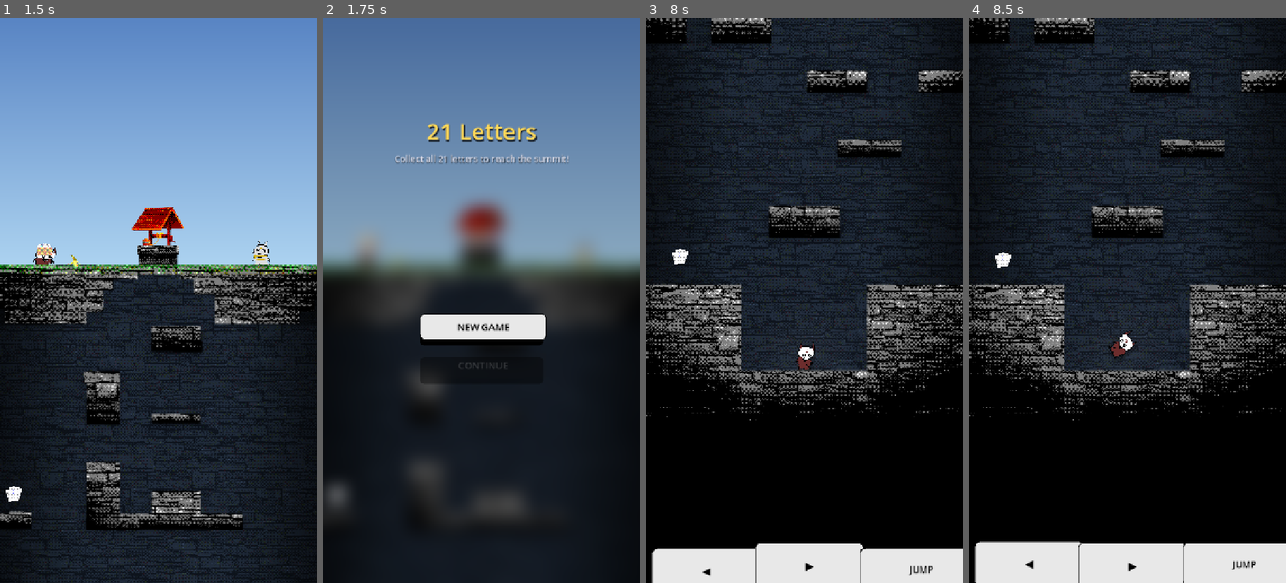
Above: before the commit, frames 1-4 (left to right).
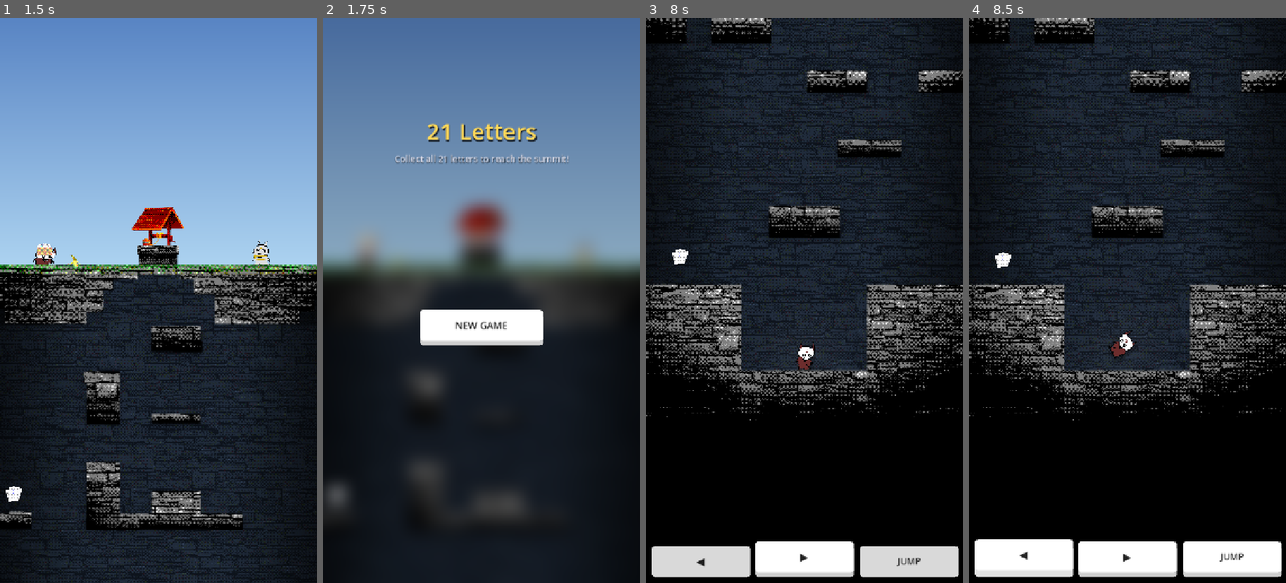
Above: after the commit, the same moments.

Repository: gimigkk/agustus-13
Game: Godot game, scene res://scenes/levels/test_level.tscn
Two runs of this game, one before a commit and one after it. Both use one fixed random seed, a clock stepped at 60 frames per second and the inputs below.
Inputs (mouse positions are in pixels of both pictures, inside the frame that each line leads up to):
- Up to frame 1 (1.5 s): tap Enter at 0.5 s; move the mouse to (228, 272) at 0.52 s; hold Right (move_right) 0.53-1.25 s; hold Space (jump) 0.53-1.25 s; click (228, 272) at 0.67 s; drag from (95, 328) to (12, 492) at 1.27 s
- Up to frame 2 (1.75 s): no input
- Up to frame 3 (8 s): click "NEW GAME" at 2 s; move the mouse to (836, 176) at 2.77 s; hold Left (move_left) 2.78-3.5 s; hold Space (jump) 2.78-3.5 s; click (836, 176) at 2.92 s; drag from (788, 413) to (709, 215) at 3.52 s; move the mouse to (899, 385) at 4.27 s; hold Right (move_right) 4.28-5 s; hold Space (jump) 4.28-5 s; click (899, 385) at 4.42 s; drag from (709, 215) to (756, 159) at 5.02 s; move the mouse to (820, 300) at 5.77 s; hold Right (move_right) 5.78-6.5 s; hold Space (jump) 5.78-6.5 s; click (820, 300) at 5.92 s; drag from (756, 159) to (741, 328) at 6.52 s; move the mouse to (874, 272) at 7.27 s; hold Left (move_left) from 7.28 s (still down); hold Space (jump) from 7.28 s (still down); click (874, 272) at 7.42 s
- Up to frame 4 (8.5 s): release Left (move_left) at 8 s; release Space (jump) at 8 s; click "◀" at 8 s

Frame 1 is identical in both runs. In frame 2, 1.2% of the frame differs, in the area x 30-71%, y 51-65%; in frame 3, 2.3%; in frame 4, 2.6%, in the area x 1-100%, y 92-100%.

Commit message:
Refactor UiverseButton 3D styling, elevation animation and save completion state

Diff:
--- a/scenes/objects/finish_trigger.gd
+++ b/scenes/objects/finish_trigger.gd
@@ -227,6 +227,7 @@
 	if not level_node: return
 
 	SaveManager.current_save_data["has_finished_game"] = true
+	SaveManager.current_save_data["is_completed_run"] = true
 	SaveManager.save_current_state()
 	var menu_scene = load("res://scenes/ui/main_menu.tscn")
 	if menu_scene:
--- a/scenes/ui/main_menu.gd
+++ b/scenes/ui/main_menu.gd
@@ -23,9 +23,12 @@
 	tree_exiting.connect(_on_tree_exiting)
 
 	var has_save: bool = SaveManager.has_save_data()
+	var is_completed: bool = SaveManager.current_save_data.get("is_completed_run", false)
 	var is_in_game: bool = not is_boot_menu
 
-	btn_continue.disabled = not (has_save or is_in_game)
+	var can_continue: bool = not is_completed and (has_save or is_in_game)
+	btn_continue.visible = can_continue
+	btn_continue.disabled = not can_continue
 	btn_read_letters.visible = SaveManager.current_save_data.get("has_finished_game", false)
 
 	btn_new_game.pressed.connect(_on_new_game_pressed)
--- a/scenes/ui/main_menu.tscn
+++ b/scenes/ui/main_menu.tscn
@@ -56,29 +56,29 @@
 anchor_right = 0.5
 anchor_bottom = 0.5
 offset_left = -140.0
-offset_top = 40.0
+offset_top = 30.0
 offset_right = 140.0
-offset_bottom = 280.0
+offset_bottom = 310.0
 grow_horizontal = 2
 grow_vertical = 2
-theme_override_constants/separation = 28
+theme_override_constants/separation = 24
 
 [node name="BtnNewGame" type="Control" parent="ButtonContainer"]
-custom_minimum_size = Vector2(0, 60)
+custom_minimum_size = Vector2(0, 70)
 layout_mode = 2
 script = ExtResource("2_uiverse_script")
 text = "NEW GAME"
 font_size = 22
 
 [node name="BtnReadLetters" type="Control" parent="ButtonContainer"]
-custom_minimum_size = Vector2(0, 60)
+custom_minimum_size = Vector2(0, 70)
 layout_mode = 2
 script = ExtResource("2_uiverse_script")
 text = "READ LETTERS"
 font_size = 22
 
 [node name="BtnContinue" type="Control" parent="ButtonContainer"]
-custom_minimum_size = Vector2(0, 60)
+custom_minimum_size = Vector2(0, 70)
 layout_mode = 2
 script = ExtResource("2_uiverse_script")
 text = "CONTINUE"
--- a/scenes/ui/uiverse_button.gd
+++ b/scenes/ui/uiverse_button.gd
@@ -2,16 +2,14 @@
 extends Control
 class_name UiverseButton
 
-## Custom 3D tactile push button component with rest/hover/pressed elevation effects.
-
-## Button display label.
+## Custom 3D tactile push button component inspired by Josh W Comeau's CSS buttons.
+
 @export var text: String = "":
 	set(val):
 		text = val
 		if top_button:
 			top_button.text = val
 
-## Icon texture displayed on the button surface.
 @export var icon_texture: Texture2D:
 	set(val):
 		icon_texture = val
@@ -21,14 +19,12 @@
 				top_button.expand_icon = true
 				top_button.icon_alignment = HORIZONTAL_ALIGNMENT_CENTER
 
-## Label font size override.
 @export var font_size: int = 24:
 	set(val):
 		font_size = val
 		if top_button:
 			top_button.add_theme_font_size_override("font_size", val)
 
-## Disabled state toggle.
 @export var disabled: bool = false:
 	set(val):
 		disabled = val
@@ -36,74 +32,90 @@
 			top_button.disabled = val
 		modulate.a = 0.4 if val else 1.0
 
-
 @export_group("3D Elevation Offsets")
-
-## Y offset of top button surface when idle.
-@export var offset_rest: float = -12.0:
+@export var offset_rest: float = -10.0:
 	set(val):
 		offset_rest = val
-		if top_button and not is_externally_pressed:
-			top_button.position.y = val
-
-## Y offset of top button surface when hovered.
-@export var offset_hover: float = -16.0
-
-## Y offset of top button surface when pressed down.
+		if current_state == ButtonState.IDLE:
+			_apply_state(ButtonState.IDLE, 0.0)
+
+@export var offset_hover: float = -15.0
 @export var offset_pressed: float = 0.0
 
-## Emitted when button press begins.
 signal button_down
-
-## Emitted when button press is released.
 signal button_up
-
-## Emitted when button interaction completes.
 signal pressed
 
-var base_panel: Panel
+var shadow_panel: Panel
+var edge_panel: Panel
 var top_button: Button
+
 var tween: Tween
 var is_externally_pressed: bool = false
 var charge_shake_offset: Vector2 = Vector2.ZERO
 
+enum ButtonState { IDLE, HOVER, PRESSED }
+var current_state: ButtonState = ButtonState.IDLE
+
 func _ready() -> void:
 	_setup_nodes()
+	_update_styles()
 
 func _setup_nodes() -> void:
 	focus_mode = Control.FOCUS_NONE
-
-	base_panel = get_node_or_null("BasePanel") as Panel
+	if custom_minimum_size.y < 70:
+		custom_minimum_size.y = 70
+
+	var old_base = get_node_or_null("BasePanel")
+	if old_base:
+		old_base.queue_free()
+		remove_child(old_base)
+
+	var old_edge_mask = get_node_or_null("EdgeMask")
+	if old_edge_mask:
+		old_edge_mask.queue_free()
+		remove_child(old_edge_mask)
+
+	shadow_panel = get_node_or_null("ShadowPanel") as Panel
+	edge_panel = get_node_or_null("EdgePanel") as Panel
 	top_button = get_node_or_null("TopButton") as Button
 
-	# Create BasePanel if it doesn't exist
-	if not base_panel:
-		base_panel = Panel.new()
-		base_panel.name = "BasePanel"
-		base_panel.set_anchors_preset(Control.PRESET_FULL_RECT)
-		base_panel.mouse_filter = Control.MOUSE_FILTER_IGNORE
-		add_child(base_panel)
-
-	var base_style := StyleBoxFlat.new()
-	base_style.bg_color = Color("#000000")
-	base_style.set_corner_radius_all(10)
-	base_panel.add_theme_stylebox_override("panel", base_style)
-
-	# Create TopButton if it doesn't exist
+	if not shadow_panel:
+		shadow_panel = Panel.new()
+		shadow_panel.name = "ShadowPanel"
+		shadow_panel.mouse_filter = Control.MOUSE_FILTER_IGNORE
+		add_child(shadow_panel)
+
+	if not edge_panel:
+		edge_panel = Panel.new()
+		edge_panel.name = "EdgePanel"
+		edge_panel.mouse_filter = Control.MOUSE_FILTER_IGNORE
+		add_child(edge_panel)
+
 	if not top_button:
 		top_button = Button.new()
 		top_button.name = "TopButton"
-		top_button.set_anchors_preset(Control.PRESET_FULL_RECT)
-		top_button.position = Vector2(0, offset_rest)
 		top_button.mouse_default_cursor_shape = Control.CURSOR_POINTING_HAND
 		add_child(top_button)
+
+	# EdgePanel & ShadowPanel sit within the base bounding box (y = 0 to y = H)
+	edge_panel.set_anchors_preset(Control.PRESET_FULL_RECT)
+	edge_panel.offset_top = 0
+	edge_panel.offset_bottom = 0
+
+	shadow_panel.set_anchors_preset(Control.PRESET_FULL_RECT)
+	shadow_panel.offset_top = 0
+	shadow_panel.offset_bottom = 2
+
+	# TopButton elevates above the base box (y = offset_rest to y = H + offset_rest)
+	top_button.set_anchors_preset(Control.PRESET_FULL_RECT)
+	top_button.offset_top = offset_rest
+	top_button.offset_bottom = offset_rest
 
 	top_button.focus_mode = Control.FOCUS_NONE
 	top_button.disabled = disabled
 	modulate.a = 0.4 if disabled else 1.0
 
-	if not is_externally_pressed:
-		top_button.position.y = offset_rest
 	top_button.text = text
 	if icon_texture:
 		top_button.icon = icon_texture
@@ -112,36 +124,65 @@
 
 	top_button.add_theme_font_size_override("font_size", font_size)
 
-	var top_style := StyleBoxFlat.new()
-	top_style.bg_color = Color("#e8e8e8")
-	top_style.border_color = Color("#000000")
-	top_style.set_border_width_all(2)
-	top_style.set_corner_radius_all(10)
-
-	var top_style_pressed := top_style.duplicate() as StyleBoxFlat
-	top_style_pressed.bg_color = Color("#d8d8d8")
-
-	top_button.add_theme_stylebox_override("normal", top_style)
-	top_button.add_theme_stylebox_override("hover", top_style)
-	top_button.add_theme_stylebox_override("pressed", top_style_pressed)
-	top_button.add_theme_stylebox_override("focus", StyleBoxEmpty.new())
-
-	top_button.add_theme_color_override("font_color", Color("#000000"))
-	top_button.add_theme_color_override("font_hover_color", Color("#000000"))
-	top_button.add_theme_color_override("font_pressed_color", Color("#000000"))
-	top_button.add_theme_color_override("font_focus_color", Color("#000000"))
-
-	top_button.add_theme_color_override("icon_normal_color", Color("#000000"))
-	top_button.add_theme_color_override("icon_hover_color", Color("#000000"))
-	top_button.add_theme_color_override("icon_pressed_color", Color("#000000"))
-	top_button.add_theme_color_override("icon_focus_color", Color("#000000"))
+	if not is_externally_pressed:
+		_apply_state(ButtonState.IDLE, 0.0)
 
 	if not Engine.is_editor_hint():
+		if top_button.mouse_entered.is_connected(_on_mouse_entered):
+			top_button.mouse_entered.disconnect(_on_mouse_entered)
+			top_button.mouse_exited.disconnect(_on_mouse_exited)
+			top_button.button_down.disconnect(_on_button_down)
+			top_button.button_up.disconnect(_on_button_up)
+			top_button.pressed.disconnect(_on_pressed_internal)
+
 		top_button.mouse_entered.connect(_on_mouse_entered)
 		top_button.mouse_exited.connect(_on_mouse_exited)
 		top_button.button_down.connect(_on_button_down)
 		top_button.button_up.connect(_on_button_up)
 		top_button.pressed.connect(_on_pressed_internal)
+
+func _update_styles() -> void:
+	if not edge_panel or not shadow_panel or not top_button:
+		return
+
+	var shadow_style := StyleBoxFlat.new()
+	shadow_style.bg_color = Color(0, 0, 0, 0.25)
+	shadow_style.set_corner_radius_all(8)
+	shadow_panel.add_theme_stylebox_override("panel", shadow_style)
+
+	var edge_style := StyleBoxFlat.new()
+	edge_style.bg_color = Color("#cfcfcf")
+	edge_style.set_corner_radius_all(8)
+	edge_panel.add_theme_stylebox_override("panel", edge_style)
+
+	var top_style := StyleBoxFlat.new()
+	top_style.bg_color = Color.WHITE
+	top_style.set_corner_radius_all(8)
+	top_style.content_margin_top = 4
+	top_style.content_margin_bottom = 4
+
+	top_button.add_theme_stylebox_override("normal", top_style)
+	top_button.add_theme_stylebox_override("hover", top_style)
+	top_button.add_theme_stylebox_override("pressed", top_style)
+	top_button.add_theme_stylebox_override("focus", StyleBoxEmpty.new())
+
+	var font_color = Color("#222222")
+	top_button.add_theme_color_override("font_color", font_color)
+	top_button.add_theme_color_override("font_hover_color", font_color)
+	top_button.add_theme_color_override("font_pressed_color", font_color)
+	top_button.add_theme_color_override("font_focus_color", font_color)
+
+	top_button.remove_theme_constant_override("outline_size")
+	top_button.remove_theme_color_override("font_outline_color")
+
+	var sys_font := SystemFont.new()
+	sys_font.font_weight = 700
+	top_button.add_theme_font_override("font", sys_font)
+
+	top_button.add_theme_color_override("icon_normal_color", font_color)
+	top_button.add_theme_color_override("icon_hover_color", font_color)
+	top_button.add_theme_color_override("icon_pressed_color", font_color)
+	top_button.add_theme_color_override("icon_focus_color", font_color)
 
 func set_charge_shake(ratio: float) -> void:
 	if ratio > 0.0:
@@ -162,42 +203,89 @@
 	if is_externally_pressed == p_pressed:
 		return
 	is_externally_pressed = p_pressed
-	if is_externally_pressed:
-		_animate_to_y(offset_pressed, 0.04)
+	_update_state()
+
+func _update_state() -> void:
+	if not is_inside_tree():
+		return
+	if is_externally_pressed or top_button.is_pressed():
+		_apply_state(ButtonState.PRESSED)
+	elif top_button.is_hovered():
+		_apply_state(ButtonState.HOVER)
 	else:
-		if top_button and top_button.is_hovered():
-			_animate_to_y(offset_hover, 0.08)
-		else:
-			_animate_to_y(offset_rest, 0.08)
+		_apply_state(ButtonState.IDLE)
+
+func _apply_state(state: ButtonState, override_duration: float = -1.0) -> void:
+	current_state = state
+
+	var target_y := offset_rest
+	var target_shadow_bottom := 2.0
+	var duration := 0.2
+	var trans := Tween.TRANS_BACK
+
+	match state:
+		ButtonState.IDLE:
+			target_y = offset_rest
+			target_shadow_bottom = 2.0
+			duration = 0.2
+			trans = Tween.TRANS_BACK
+		ButtonState.HOVER:
+			target_y = offset_hover
+			target_shadow_bottom = 4.0
+			duration = 0.15
+			trans = Tween.TRANS_BACK
+		ButtonState.PRESSED:
+			target_y = offset_pressed
+			target_shadow_bottom = 0.0
+			duration = 0.05
+			trans = Tween.TRANS_QUAD
+
+	if override_duration >= 0.0:
+		duration = override_duration
+
+	_animate_to(target_y, target_shadow_bottom, duration, trans)
+
+func _animate_to(target_y: float, target_shadow_bottom: float, duration: float, trans: int) -> void:
+	if not top_button or not shadow_panel or not is_inside_tree():
+		return
+
+	if tween:
+		tween.kill()
+
+	var target_modulate := Color.WHITE
+	if current_state == ButtonState.HOVER:
+		target_modulate = Color(1.1, 1.1, 1.1)
+	elif current_state == ButtonState.PRESSED:
+		target_modulate = Color(0.85, 0.85, 0.85)
+
+	target_modulate.a = 0.4 if disabled else 1.0
+
+	if duration == 0.0:
+		top_button.offset_top = target_y
+		top_button.offset_bottom = target_y
+		shadow_panel.offset_bottom = target_shadow_bottom
+		modulate = target_modulate
+		return
+
+	tween = create_tween().set_parallel(true).set_trans(trans).set_ease(Tween.EASE_OUT)
+	tween.tween_property(top_button, "offset_top", target_y, duration)
+	tween.tween_property(top_button, "offset_bottom", target_y, duration)
+	tween.tween_property(shadow_panel, "offset_bottom", target_shadow_bottom, duration)
+	tween.tween_property(self, "modulate", target_modulate, duration)
 
 func _on_pressed_internal() -> void:
 	pressed.emit()
 
-func _animate_to_y(target_y: float, duration: float = 0.08) -> void:
-	if not top_button or not is_inside_tree():
-		return
-	if tween:
-		tween.kill()
-	tween = create_tween().set_trans(Tween.TRANS_QUAD).set_ease(Tween.EASE_OUT)
-	tween.tween_property(top_button, "position:y", target_y, duration)
-
 func _on_mouse_entered() -> void:
-	if top_button and not top_button.is_pressed() and not is_externally_pressed:
-		_animate_to_y(offset_hover, 0.08)
+	_update_state()
 
 func _on_mouse_exited() -> void:
-	if top_button and not top_button.is_pressed() and not is_externally_pressed:
-		_animate_to_y(offset_rest, 0.08)
+	_update_state()
 
 func _on_button_down() -> void:
 	button_down.emit()
-	if not is_externally_pressed:
-		_animate_to_y(offset_pressed, 0.04)
+	_update_state()
 
 func _on_button_up() -> void:
 	button_up.emit()
-	if not is_externally_pressed:
-		if top_button and top_button.is_hovered():
-			_animate_to_y(offset_hover, 0.08)
-		else:
-			_animate_to_y(offset_rest, 0.08)
+	_update_state()
--- a/scripts/save_manager.gd
+++ b/scripts/save_manager.gd
@@ -16,7 +16,8 @@
 	"collected_letters": [],
 	"global_collected_letters": [],
 	"has_save": false,
-	"has_finished_game": false
+	"has_finished_game": false,
+	"is_completed_run": false
 }
 
 func _ready() -> void:
@@ -45,6 +46,7 @@
 
 func save_game(player_pos: Vector2, collected_letters: Array, global_letters: Array) -> bool:
 	var finished = current_save_data.get("has_finished_game", false)
+	var completed = current_save_data.get("is_completed_run", false)
 	var data := {
 		"player_pos_x": player_pos.x,
 		"player_pos_y": player_pos.y,
@@ -52,6 +54,7 @@
 		"global_collected_letters": global_letters,
 		"has_save": true,
 		"has_finished_game": finished,
+		"is_completed_run": completed,
 		"timestamp": Time.get_unix_time_from_system()
 	}
 
@@ -102,7 +105,8 @@
 		"collected_letters": [],
 		"global_collected_letters": global_letters,
 		"has_save": false,
-		"has_finished_game": finished_game
+		"has_finished_game": finished_game,
+		"is_completed_run": false
 	}
 	force_intro_on_launch = true
 
Not shown, changed: project_plan.md
